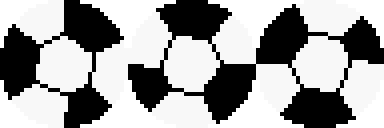
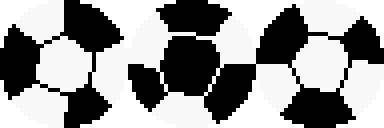
Layer changes from the first 384px x 128px image to the second:
painted on "Layer 3" over [156, 32, 224, 108]
